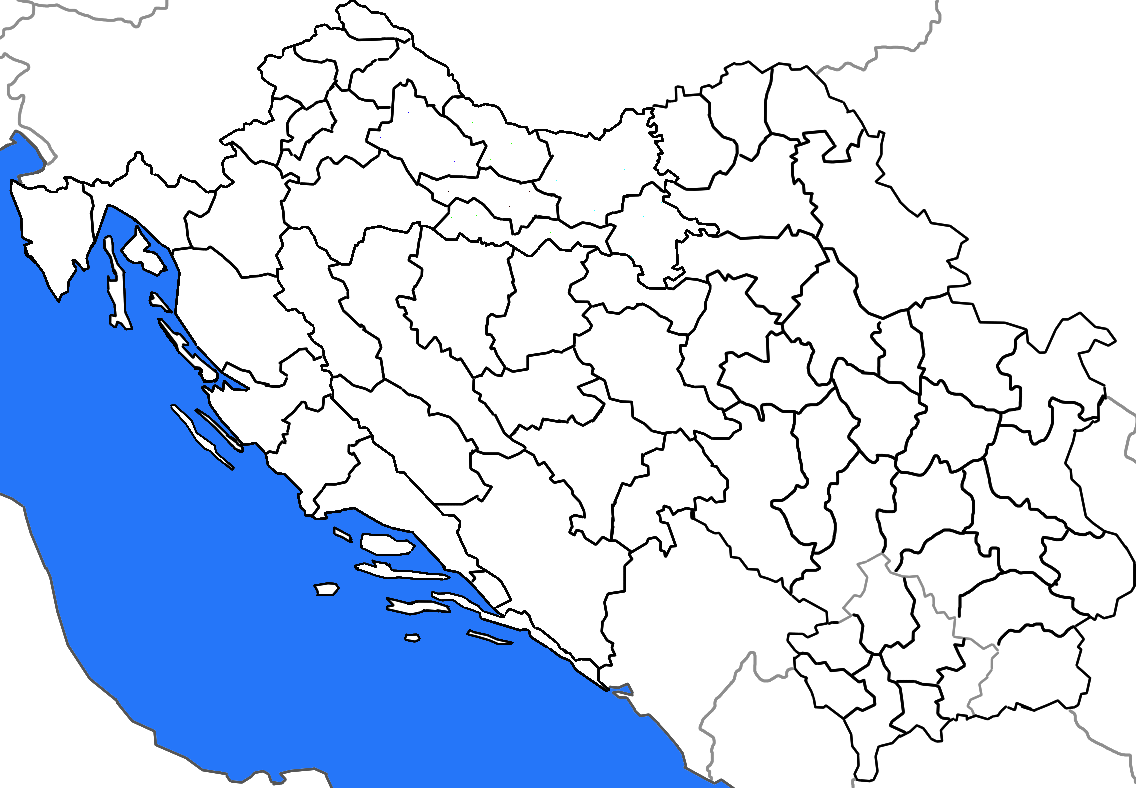
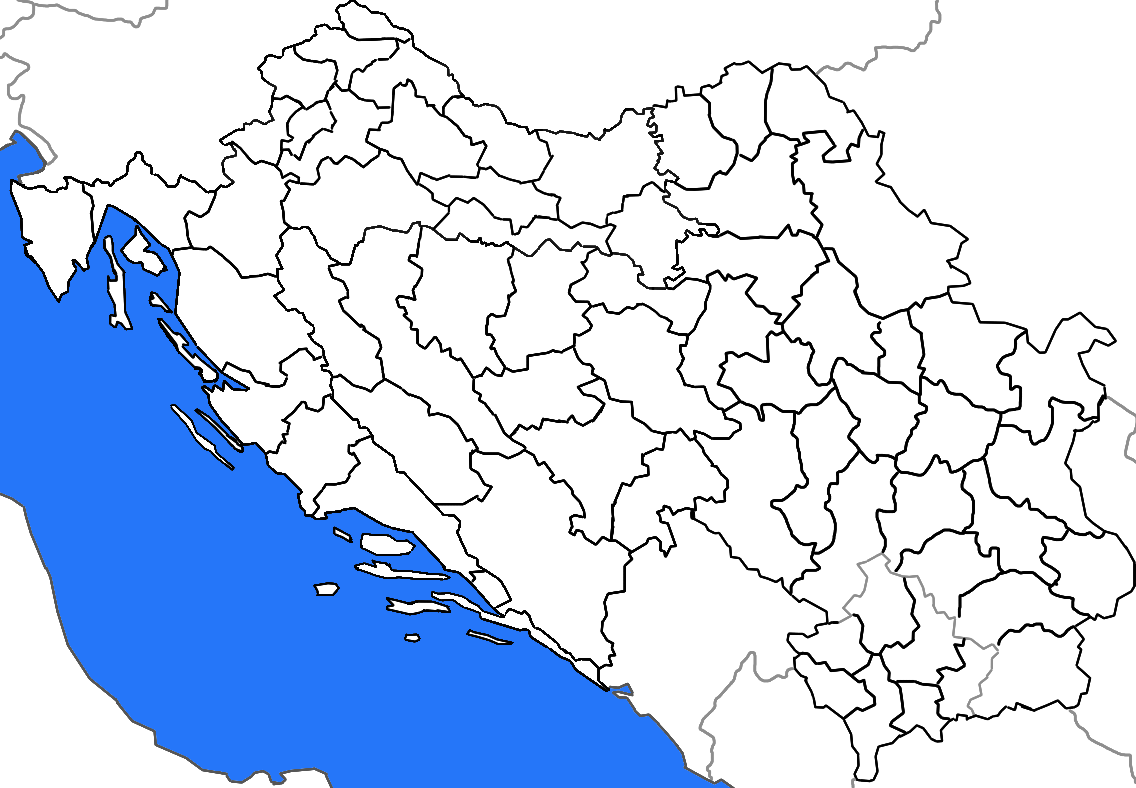
Before/after of a 1136×788 layered artwork. What changed in the layer stack:
painted on "vode" over [195, 62, 702, 320]
painted on "Paint Layer 1" over [195, 62, 702, 320]
painted on "bg" over [195, 62, 702, 320]
